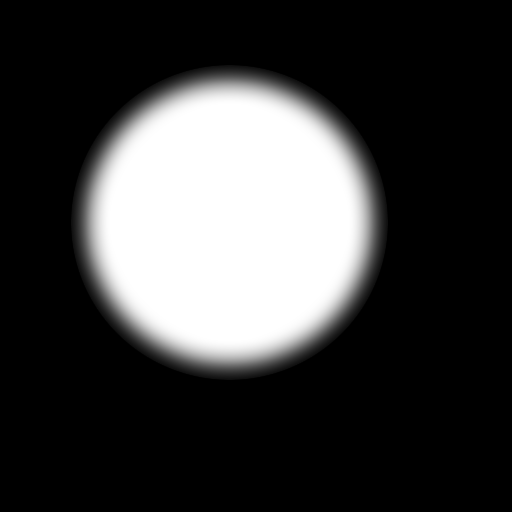
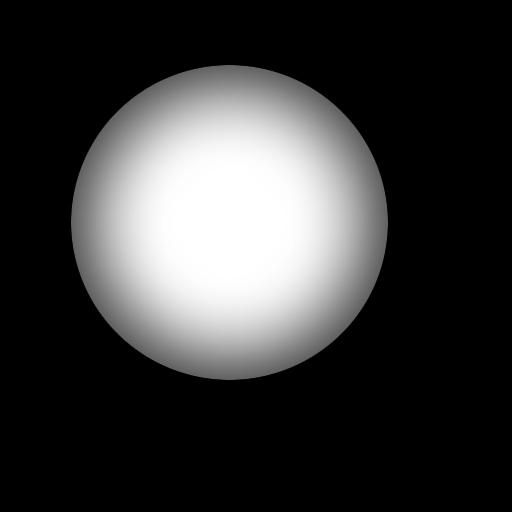
Comparing the layer stacks of the two 512px x 512px images. Changes:
pixels changed over [71, 65, 388, 380] (layer not identified)
